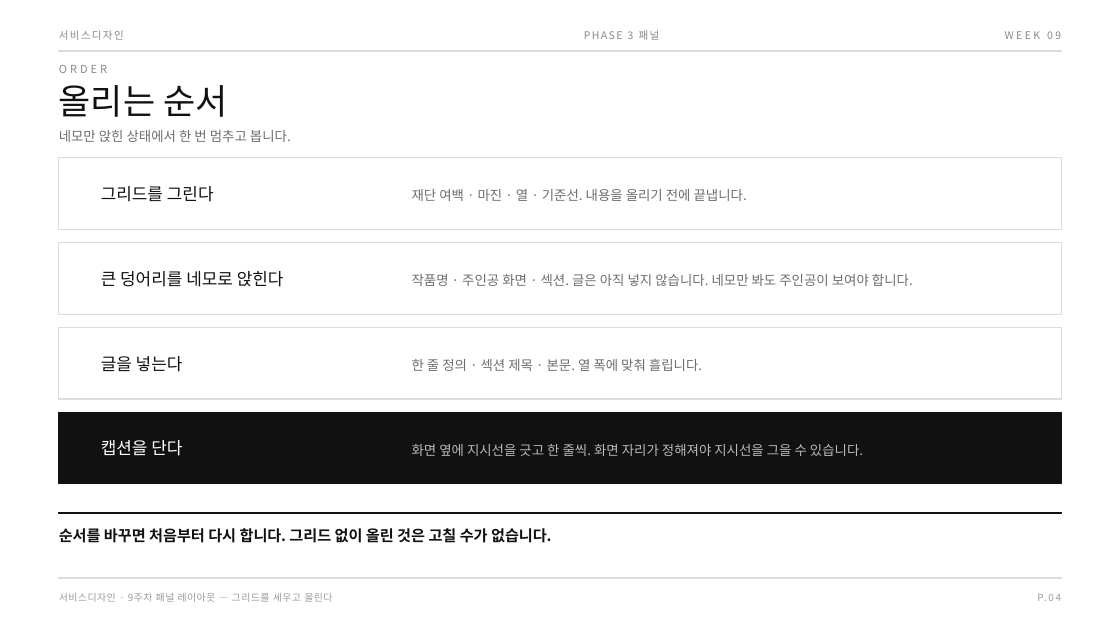
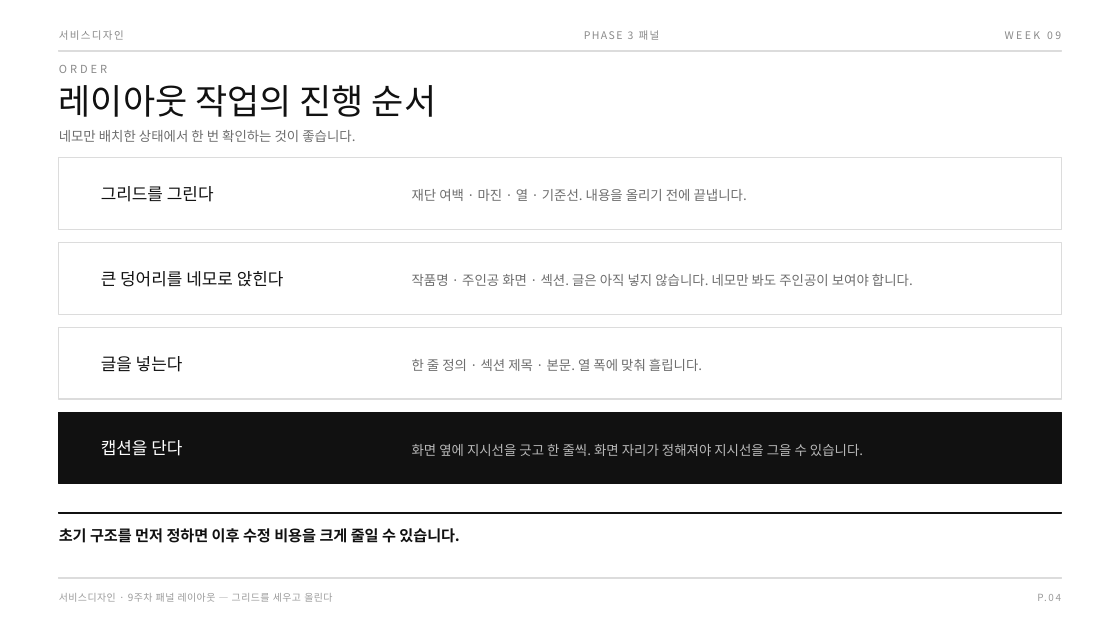
Before and after one commit to design-eng/MIN.D, a slide deck: slide 8 of dist/weeks-2학기/서비스디자인_2학기_09주차_패널레이아웃.pptx. Drawn at 1120x630 pixels with LibreOffice and Linux fonts; fonts in the diff are those of the drawing. Boxes give left, top, right and bottom in pixels: in the first picture for what was removed or moved away, otherwise in the second. Text is boxed around its words. In the diff, an @@ line names an element or a change of style, - is before the commit and + after.

```diff
--- a/dist/weeks-2학기/서비스디자인_2학기_09주차_패널레이아웃.pptx
+++ b/dist/weeks-2학기/서비스디자인_2학기_09주차_패널레이아웃.pptx
@@ text at (x1=59, y1=85, x2=436, y2=117): text changed @@
-올리는 순서
+레이아웃 작업의 진행 순서
@@ text at (x1=59, y1=130, x2=355, y2=142): text changed @@
-네모만 앉힌 상태에서 한 번 멈추고 봅니다.
+네모만 배치한 상태에서 한 번 확인하는 것이 좋습니다.
@@ text at (x1=59, y1=526, x2=459, y2=546): text changed @@
-순서를 바꾸면 처음부터 다시 합니다. 그리드 없이 올린 것은 고칠 수가 없습니다.
+초기 구조를 먼저 정하면 이후 수정 비용을 크게 줄일 수 있습니다.
```
Also in this commit, not shown: 20 other slides changed, 5 other files.
